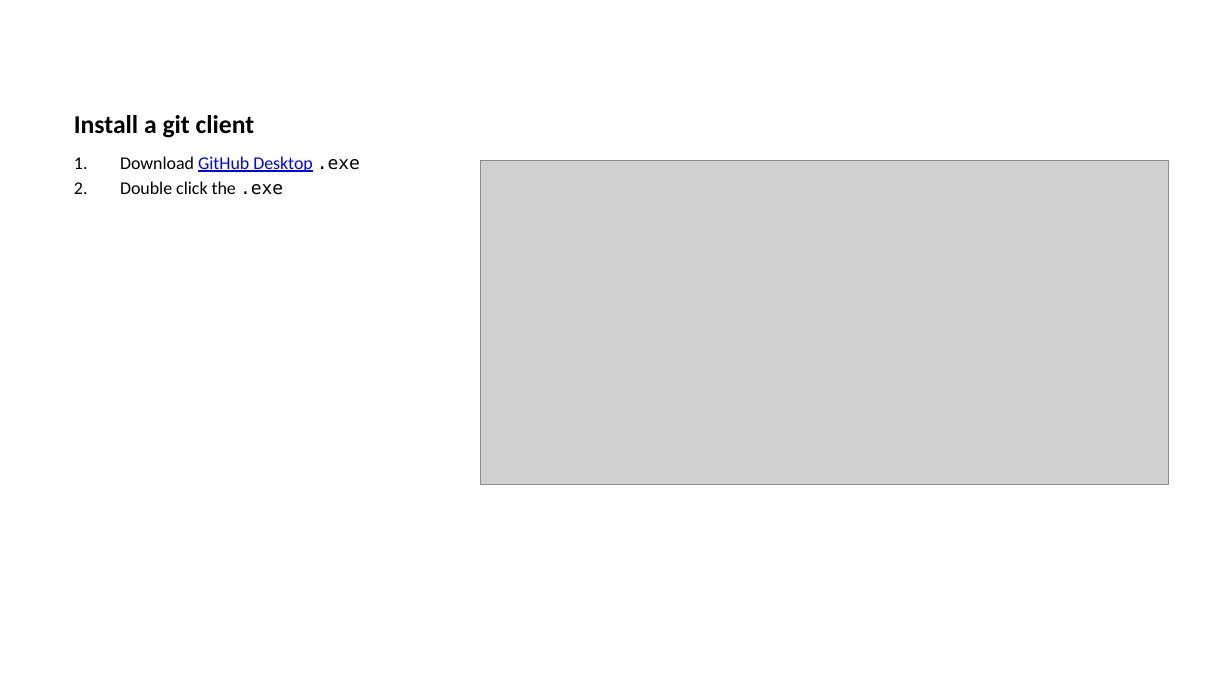
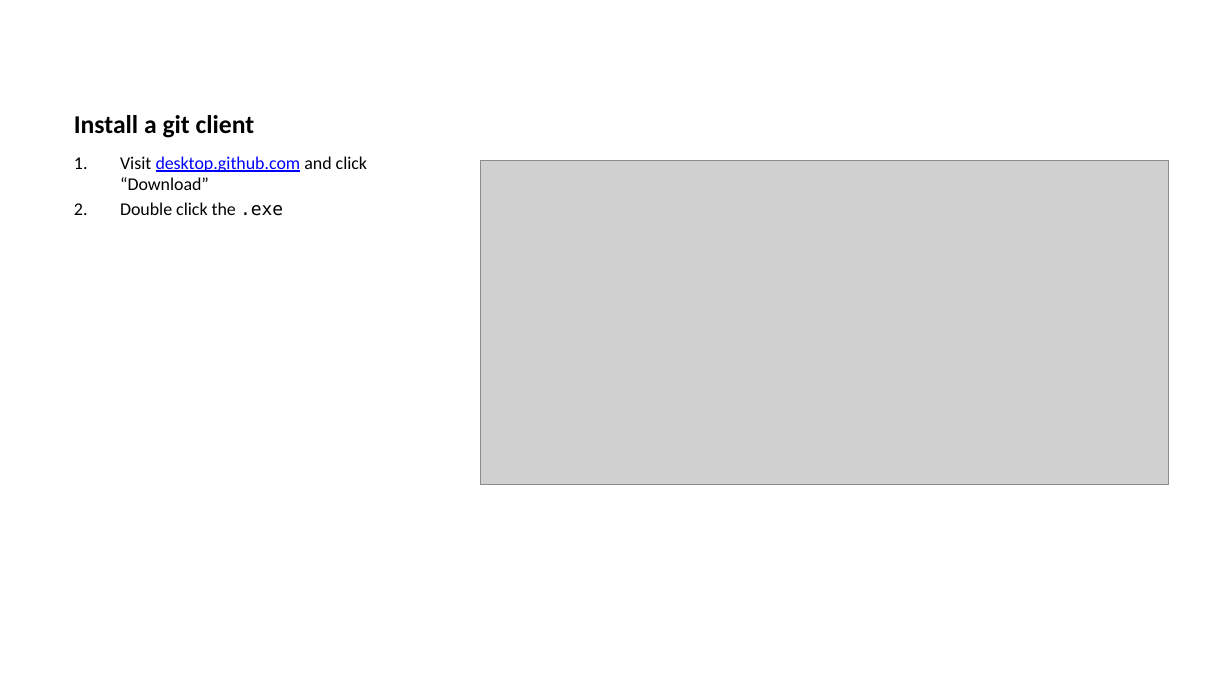
Before and after one commit to jrspringman/psci3200-globaldev, a slide deck: slide 17 of docs/slides/lees-git.pptx. Drawn at 1232x693 pixels with LibreOffice and Linux fonts; fonts in the diff are those of the drawing; grey boxes stand for pictures. Boxes give left, top, right and bottom in pixels: in the first picture for what was removed or moved away, otherwise in the second. Text is boxed around its words. In the diff, an @@ line names an element or a change of style, - is before the commit and + after.

```diff
--- a/docs/slides/lees-git.pptx
+++ b/docs/slides/lees-git.pptx
@@ text at [120,156,367,190]: text changed; text colour #0000FF to #000000 @@
-1. Download GitHub Desktop .exe
+1. Visit desktop.github.com and click “Download”
```
Also in this commit, not shown: 7 other slides changed, 11 slides added, 21 slides removed, 16 other files.
